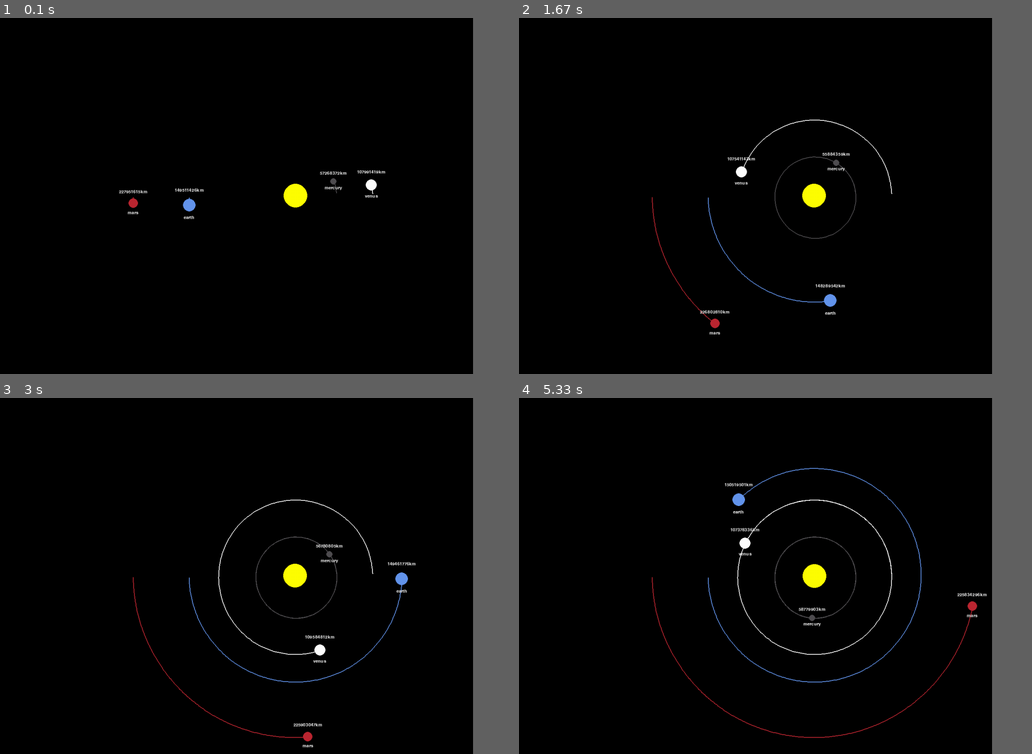
Above: before the commit, frames 1-4 (two rows, left to right).
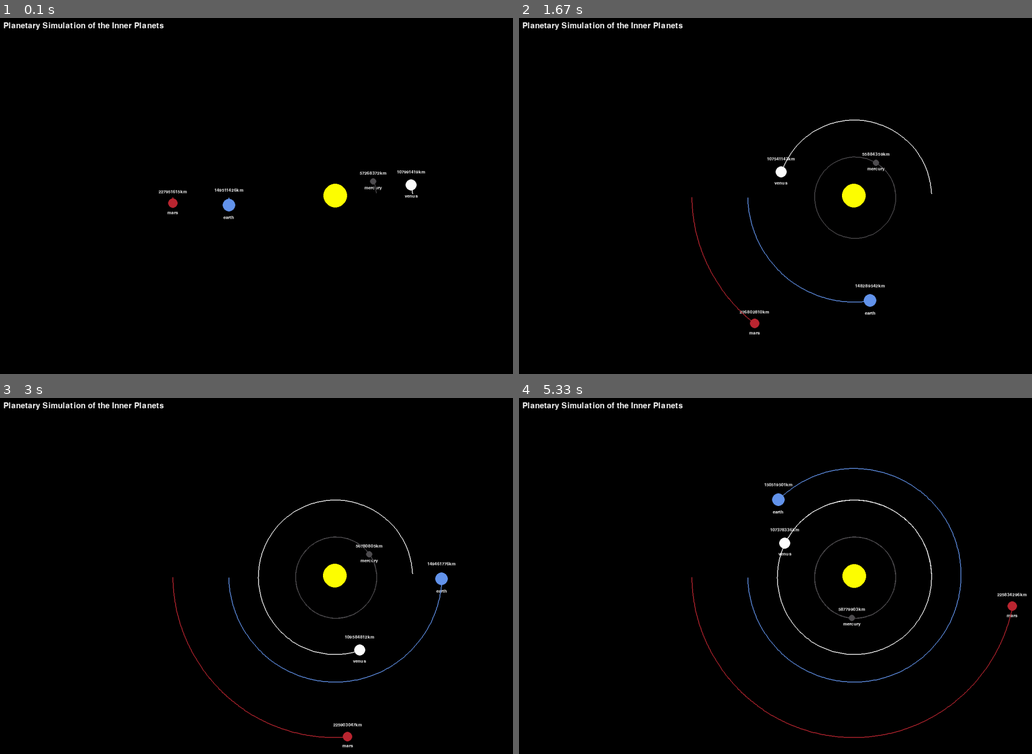
Above: after the commit, the same moments.

Repository: fischettijw/Abigail---vsCode
Game: pygame game, started from Planets/milky_way_planetary_simulation.py
The game is run twice, just before and just after one commit, with the same random seed, the same clock (stepped at 60 frames per second) and the same inputs.
Inputs:
- Up to frame 1 (0.1 s): no input
- Up to frame 2 (1.67 s): no input
- Up to frame 3 (3 s): no input
- Up to frame 4 (5.33 s): no input
In our replay, the window is 830x623 before the commit and 900x623 after it. These sizes can differ from the game's own. Grey fills any space a smaller window leaves; there, only what the larger window draws over its background counts as a difference.

The runs differ from the first frame. In frame 1, 1.6% of the frame differs, in the area x 0-83%, y 1-57%; in frame 2, 2.5%; in frame 3, 3.1%; in frame 4, 3.9%, in the area x 0-99%, y 1-96%.

Commit message:
limited list to 900 points

Diff:
--- a/Planets/milky_way_planetary_simulation.py
+++ b/Planets/milky_way_planetary_simulation.py
@@ -2,11 +2,14 @@
 
 import pygame
 import math
+
 pygame.init()
 
-WIDTH, HEIGHT = 1200, 900
-WIN = pygame.display.set_mode((WIDTH, HEIGHT))
-pygame.display.set_caption("Planetary Simulation of the Inner Planets")
+WIDTH, HEIGHT = 1300, 900
+SCREEN = pygame.display.set_mode((WIDTH, HEIGHT))
+
+program_title = "Planetary Simulation of the Inner Planets"
+pygame.display.set_caption(program_title)
 
 WHITE = (255, 255, 255)
 YELLOW = (255, 255, 0)
@@ -15,14 +18,19 @@
 DARK_GREY = (80, 78, 81)
 
 FONT = pygame.font.SysFont("comicsans", 16)
+FONT2 = pygame.font.SysFont("comicsans", 30)
+title_text = FONT2.render(program_title, True, WHITE)
+title_text.get_rect()
+# print(title_text.get_rect())
 
 
 class Planet:
     AU = 149.6e6 * 1000
     G = 6.67428e-11
     SCALE = 270 / AU  # 1AU = 100 pixels if 250
-    TIMESTEP = 3600*24  # 1 day
-    CENTER_OFFSET = 150
+    TIMESTEP = 3600*24  # 1 day in seconds
+    CENTER_OFFSET = 200
+    STOP_AFTER = 900
 
     def __init__(self, name, x, y, radius, color, mass, y_vel, y_vel_change=1):
         self.name = name
@@ -33,7 +41,7 @@
         self.mass = mass
 
         self.orbit = []
-        self.sun = False
+        # self.sun = False
         self.distance_to_sun = 0
 
         self.x_vel = 0
@@ -42,29 +50,33 @@
     def draw(self, win):
         x = self.x * self.SCALE + WIDTH / 2 + Planet.CENTER_OFFSET
         y = self.y * self.SCALE + HEIGHT / 2
+        pygame.draw.circle(win, self.color, (x, y), self.radius)
 
+        # Place names and distance to sun on Planets
+        if self.name != "sun":
+            distance_text = FONT.render(
+                f"{math.floor(self.distance_to_sun/1000)}km", 1, WHITE)
+
+            win.blit(distance_text, (x - distance_text.get_width()/2,
+                                     y - distance_text.get_height()/2 - 2*self.radius - 5))
+
+            planet_text = FONT.render(self.name, 1, WHITE)
+            win.blit(planet_text, (x - planet_text.get_width()/2,
+                                   y - planet_text.get_height()/2 + 2*self.radius))
+
+        # draw orbits (stop after STOP_AFTER points - trial and error)
         if len(self.orbit) > 2:
             updated_points = []
             for point in self.orbit:
                 x, y = point
                 x = x * self.SCALE + WIDTH / 2 + Planet.CENTER_OFFSET
                 y = y * self.SCALE + HEIGHT / 2
-                updated_points.append((x, y))
+
+                if len(updated_points) < Planet.STOP_AFTER:
+                    updated_points.append((x, y))
 
             pygame.draw.lines(win, self.color, False, updated_points, 2)
 
-        pygame.draw.circle(win, self.color, (x, y), self.radius)
-
-        if not self.sun:
-            distance_text = FONT.render(
-                f"{math.floor(self.distance_to_sun/1000)}km", 1, WHITE)
-
-            win.blit(distance_text, (x - distance_text.get_width()/2,
-                     y - distance_text.get_height()/2 - 2*self.radius - 5))
-
-            planet_text = FONT.render(self.name, 1, WHITE)
-            win.blit(planet_text, (x - planet_text.get_width()/2,
-                     y - planet_text.get_height()/2 + 2*self.radius))
 
     def attraction(self, other):
         other_x, other_y = other.x, other.y
@@ -72,7 +84,7 @@
         distance_y = other_y - self.y
         distance = math.sqrt(distance_x ** 2 + distance_y ** 2)
 
-        if other.sun:
+        if other.name == "sun":
             self.distance_to_sun = distance
 
         force = self.G * self.mass * other.mass / distance**2
@@ -96,17 +108,19 @@
 
         self.x += self.x_vel * self.TIMESTEP
         self.y += self.y_vel * self.TIMESTEP
-        self.orbit.append((self.x, self.y))
+
+        if len(self.orbit) < Planet.STOP_AFTER:         # (stop after STOP_AFTER points - trial and error)
+            self.orbit.append((self.x, self.y))
 
 
 def main():
     run = True
     clock = pygame.time.Clock()
 
-    # def __init__(self, x, y, radius, color, mass, y_vel):
+    # def __init__(self, name, x, y, radius, color, mass, y_vel, y_vel_change=1):
 
     sun = Planet("sun", 0, 0, 30, YELLOW, 1.98892 * 10**30, 0, 1)
-    sun.sun = True
+    # sun.sun = True
 
     mercury_y_vel_ratio = 1
     mercury = Planet("mercury", 0.387, 0, 8, DARK_GREY,
@@ -116,15 +130,19 @@
     venus = Planet("venus", 0.723, 0, 14, WHITE,
                    venus_y_vel_ratio*4.8685 * 10**24, -35.02 * 1000, 1)
 
-    earth = Planet("earth", -1, 0, 16, BLUE, 5.9742 * 10**24, 29.783 * 1000, 1)
+    earth_y_vel_ratio = 1
+    earth = Planet("earth", -1, 0, 16, BLUE, earth_y_vel_ratio *
+                   5.9742 * 10**24, 29.783 * 1000, 1)
 
-    mars = Planet("mars", -1.524, 0, 12, RED, 6.39 * 10**23, 24.077 * 1000, 1)
+    mars_y_vel_ratio = 1
+    mars = Planet("mars", -1.524, 0, 12, RED, mars_y_vel_ratio *
+                  6.39 * 10**23, 24.077 * 1000, 1)
 
     planets = [sun, mercury, venus, earth, mars]
 
     while run:
         clock.tick(60)
-        WIN.fill((0, 0, 0))
+        SCREEN.fill((0, 0, 0))
 
         for event in pygame.event.get():
             if event.type == pygame.QUIT:
@@ -132,8 +150,9 @@
 
         for planet in planets:
             planet.update_position(planets)
-            planet.draw(WIN)
+            planet.draw(SCREEN)
 
+        SCREEN.blit(title_text, (10, 10))
         pygame.display.flip()
 
     pygame.quit()
--- /dev/null
+++ b/Planets/test.py
@@ -0,0 +1,142 @@
+# https://www.youtube.com/watch?v=WTLPmUHTPqo
+
+import pygame
+import math
+pygame.init()
+
+WIDTH, HEIGHT = 1200, 900
+WIN = pygame.display.set_mode((WIDTH, HEIGHT))
+pygame.display.set_caption("Planetary Simulation of the Inner Planets")
+
+WHITE = (255, 255, 255)
+YELLOW = (255, 255, 0)
+BLUE = (100, 149, 237)
+RED = (188, 39, 50)
+DARK_GREY = (80, 78, 81)
+
+FONT = pygame.font.SysFont("comicsans", 16)
+
+
+class Planet:
+	AU = 149.6e6 * 1000
+	G = 6.67428e-11
+	SCALE = 270 / AU  # 1AU = 100 pixels if 250
+	TIMESTEP = 3600*24  # 1 day
+	CENTER_OFFSET = 150
+
+	def __init__(self, name, x, y, radius, color, mass, y_vel, y_vel_change=1):
+		self.name = name
+		self.x = x * Planet.AU
+		self.y = y
+		self.radius = radius
+		self.color = color
+		self.mass = mass
+
+		self.orbit = []
+		self.sun = False
+		self.distance_to_sun = 0
+
+		self.x_vel = 0
+		self.y_vel = y_vel * y_vel_change
+
+	def draw(self, win):
+		x = self.x * self.SCALE + WIDTH / 2 + Planet.CENTER_OFFSET
+		y = self.y * self.SCALE + HEIGHT / 2
+
+		if len(self.orbit) > 2:
+			updated_points = []
+			for point in self.orbit:
+				x, y = point
+				x = x * self.SCALE + WIDTH / 2 + Planet.CENTER_OFFSET
+				y = y * self.SCALE + HEIGHT / 2
+				updated_points.append((x, y))
+
+			pygame.draw.lines(win, self.color, False, updated_points, 2)
+
+		pygame.draw.circle(win, self.color, (x, y), self.radius)
+
+		if not self.sun:
+			distance_text = FONT.render(
+				f"{math.floor(self.distance_to_sun/1000)}km", 1, WHITE)
+
+			win.blit(distance_text, (x - distance_text.get_width()/2,
+					 y - distance_text.get_height()/2 - 2*self.radius - 5))
+
+			planet_text = FONT.render(self.name, 1, WHITE)
+			win.blit(planet_text, (x - planet_text.get_width()/2,
+					 y - planet_text.get_height()/2 + 2*self.radius))
+
+	def attraction(self, other):
+		other_x, other_y = other.x, other.y
+		distance_x = other_x - self.x
+		distance_y = other_y - self.y
+		distance = math.sqrt(distance_x ** 2 + distance_y ** 2)
+
+		if other.sun:
+			self.distance_to_sun = distance
+
+		force = self.G * self.mass * other.mass / distance**2
+		theta = math.atan2(distance_y, distance_x)
+		force_x = math.cos(theta) * force
+		force_y = math.sin(theta) * force
+		return force_x, force_y
+
+	def update_position(self, planets):
+		total_fx = total_fy = 0
+		for planet in planets:
+			if self == planet:
+				continue
+
+			fx, fy = self.attraction(planet)
+			total_fx += fx
+			total_fy += fy
+
+		self.x_vel += total_fx / self.mass * self.TIMESTEP
+		self.y_vel += total_fy / self.mass * self.TIMESTEP
+
+		self.x += self.x_vel * self.TIMESTEP
+		self.y += self.y_vel * self.TIMESTEP
+		self.orbit.append((self.x, self.y))
+
+
+def main():
+	run = True
+	clock = pygame.time.Clock()
+
+	# def __init__(self, x, y, radius, color, mass, y_vel):
+
+	sun = Planet("sun", 0, 0, 30, YELLOW, 1.98892 * 10**30, 0, 1)
+	sun.sun = True
+
+	mercury_y_vel_ratio = 1
+	mercury = Planet("mercury", 0.387, 0, 8, DARK_GREY,
+					 mercury_y_vel_ratio * 3.30 * 10**23, -47.4 * 1000, 1)
+
+	venus_y_vel_ratio = 1
+	venus = Planet("venus", 0.723, 0, 14, WHITE,
+				   venus_y_vel_ratio*4.8685 * 10**24, -35.02 * 1000, 1)
+
+	earth = Planet("earth", -1, 0, 16, BLUE, 5.9742 * 10**24, 29.783 * 1000, 1)
+
+	mars = Planet("mars", -1.524, 0, 12, RED, 6.39 * 10**23, 24.077 * 1000, 1)
+
+	planets = [sun, mercury, venus, earth, mars]
+
+	while run:
+		clock.tick(60)
+		WIN.fill((0, 0, 0))
+
+		for event in pygame.event.get():
+			if event.type == pygame.QUIT:
+				run = False
+
+		for planet in planets:
+			planet.update_position(planets)
+			planet.draw(WIN)
+
+		pygame.display.flip()
+
+	pygame.quit()
+
+
+main()
